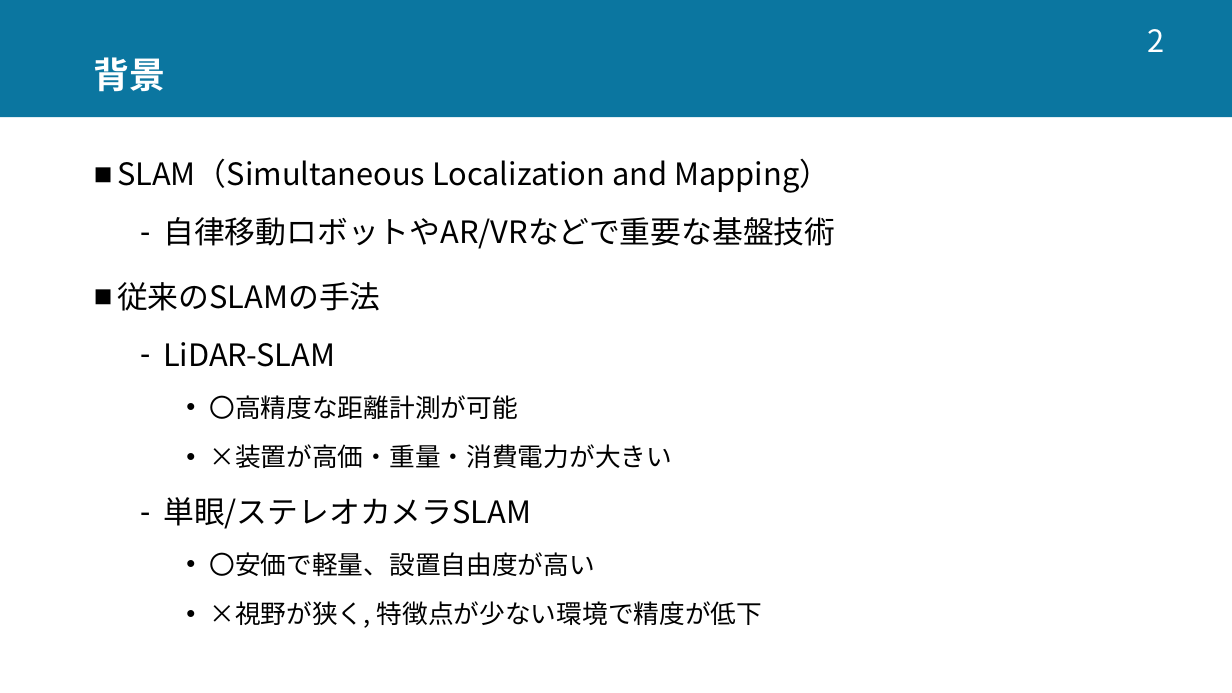
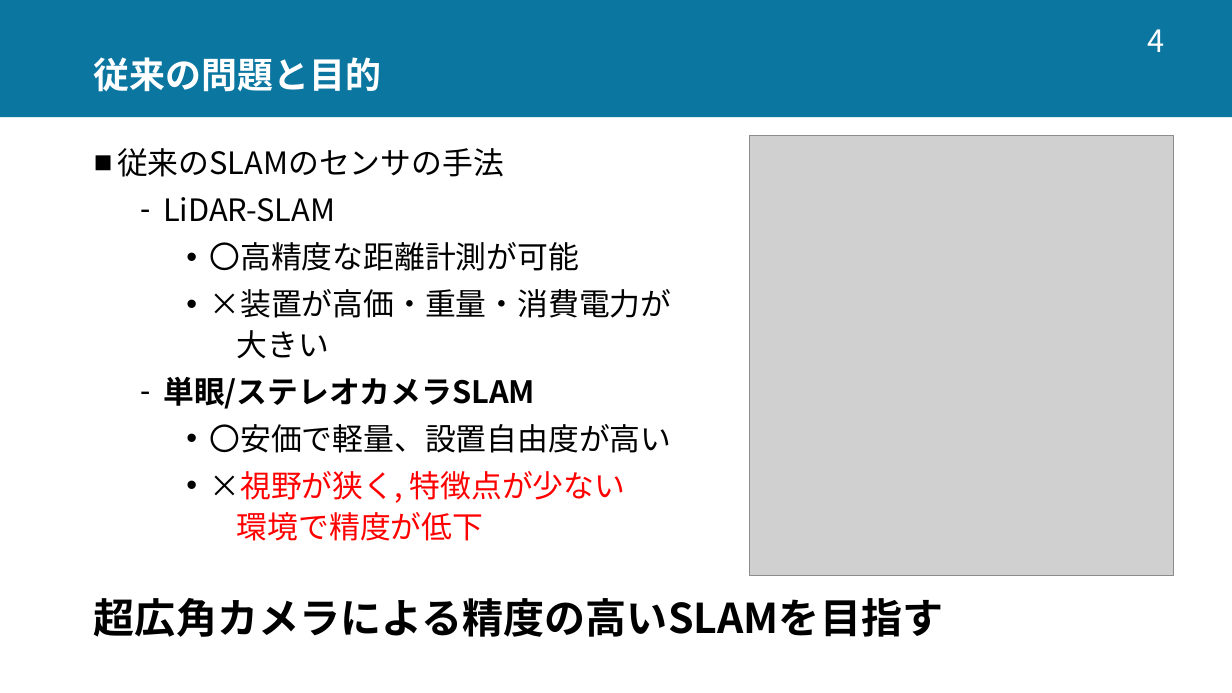
Before and after one commit to tsukasa413/college, a slide deck: slide 4 of Presentation/研究室内発表.pptx (slide 2 before the commit). Drawn at 1232x693 pixels with LibreOffice and Linux fonts; fonts in the diff are those of the drawing; grey boxes stand for pictures. Boxes give left, top, right and bottom in pixels: in the first picture for what was removed or moved away, otherwise in the second. Text is boxed around its words. In the diff, an @@ line names an element or a change of style, - is before the commit and + after.

```diff
--- a/Presentation/研究室内発表.pptx
+++ b/Presentation/研究室内発表.pptx
@@ page number at box(1148, 29, 1165, 52): text changed @@
-2
+4
@@ title at box(94, 57, 381, 92): text changed @@
-背景
+従来の問題と目的
@@ text at box(117, 148, 504, 177): text changed @@
-■ SLAM（Simultaneous Localization and Mapping）
-  – 自律移動ロボットやAR/VRなどで重要な基盤技術
-■ 従来のSLAMの手法
+■ 従来のSLAMのセンサの手法
@@ picture added at box(750, 136, 1174, 576) @@
@@ text at box(163, 197, 671, 453): size 20 to 24 pt in "〇高精度な距離計測が可能", "〇安価で軽量、設置自由度が高い"; bold on in "単眼/ステレオカメラSLAM"; line spacing 1.4 to 1.1 @@
@@ text at box(209, 289, 671, 359): text changed; size 20 to 24 pt @@
-    • ×装置が高価・重量・消費電力が大きい
+    • ×装置が高価・重量・消費電力が
+      大きい
@@ text at box(209, 471, 626, 541): text changed; size 20 to 24 pt; text colour #000000 to #FF0000 @@
-    • ×視野が狭く, 特徴点が少ない環境で精度が低下
+    • ×視野が狭く, 特徴点が少ない
+      環境で精度が低下
@@ text added at box(94, 598, 943, 637), 32 pt, text #000000, bold @@
+超広角カメラによる精度の高いSLAMを目指す
```
Also in this commit, not shown: 2 other slides changed, 14 slides added, 2 slides removed, 5 other files.
